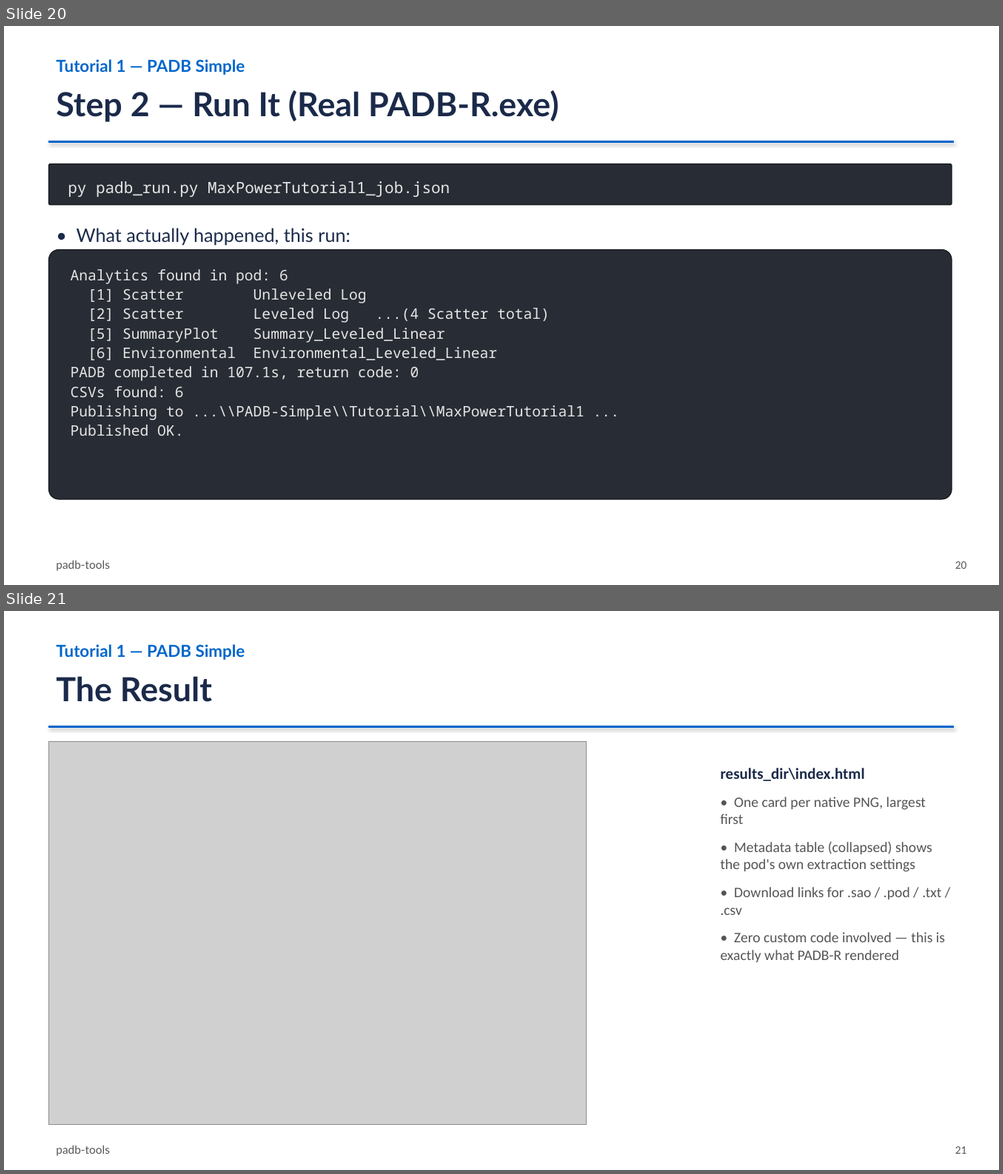
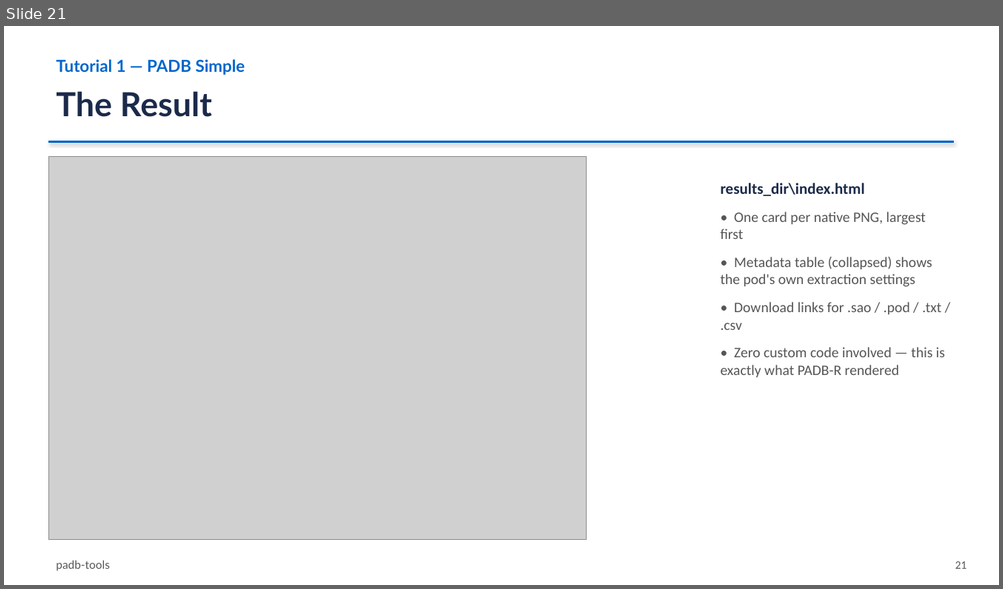
Before and after one commit to damurray/padb-tools, a slide deck: PADB_Simple_and_Interactive.pptx. Shown one above the other, each under a label of ours: slides 20 and 21 before the commit, slide 21 after it. The pictures are 1003x1174 and 1003x589 pixels, drawn with LibreOffice and Linux fonts; fonts in the diff are those of the drawing; grey boxes stand for pictures. Boxes give left, top, right and bottom in pixels: in the first picture for what was removed or moved away, otherwise in the second. Text is boxed around its words. In the diff, an @@ line names an element or a change of style, - is before the commit and + after.

Commit message:
Update Tutorial 1 & 2 slides to the GUI-first web app flow
Replaced the CLI command/output code blocks in Tutorial 1 (slides 19-20)
and Tutorial 2 (slides 23-25) with real screenshots of the actual web
app performing each step -- drop pod, generate job, select the run job,
watch it auto-chain extraction + plot builds. Slide count/numbering
preserved exactly (appendix etc. unaffected).

Screenshots are built from real API responses (pod analytics, generated
job.json content) rendered through static HTML fixtures using the real
app.css, not fabricated mockups. Also caught and fixed a real accuracy
bug in the process: the original Tutorial 2 slides (and my first draft
of the replacement) claimed MaxPowerTutorial2 was Room-only -> scatter+
boxplot only, but its real extracted CSV has 3 temperatures (Room, 20C,
30C) and genuinely builds the full six-view suite -- confirmed against
Slide 26's own real "12 links" screenshot, which the old Step 3 slide
contradicted. Fixed with accurate log content matching padb_v2.py's
actual multi-temp code path (no announcement print, straight to all six
views).

```diff
--- a/PADB_Simple_and_Interactive.pptx
+++ b/PADB_Simple_and_Interactive.pptx
@@ slide 20 removed at box(4, 26, 999, 585), background #FFFFFF @@
@@ text removed at box(56, 59, 245, 75) @@
-Tutorial 1 — PADB Simple
@@ text removed at box(56, 90, 559, 122) @@
-Step 2 — Run It (Real PADB-R.exe)
@@ line removed from (48, 141) to (954, 141) @@
@@ rounded rectangle removed at box(48, 164, 951, 205) @@
-py padb_run.py MaxPowerTutorial1_job.json
@@ text removed at box(77, 228, 350, 245) @@
-• What actually happened, this run:
@@ rounded rectangle removed at box(48, 249, 951, 500) @@
-Analytics found in pod: 6
-[1] Scatter Unleveled Log
-[2] Scatter Leveled Log ...(4 Scatter total)
-[5] SummaryPlot Summary_Leveled_Linear
-[6] Environmental Environmental_Leveled_Linear
-PADB completed in 107.1s, return code: 0
-CSVs found: 6
-Publishing to ...\\PADB-Simple\\Tutorial\\MaxPowerTutorial1 ...
-Published OK.
@@ text removed at box(56, 560, 110, 571) @@
-padb-tools
@@ text removed at box(955, 562, 967, 569) @@
-20
```
Also in this commit, not shown: 2 slides changed, 3 slides added, 2 other slides removed, 7 other files.
